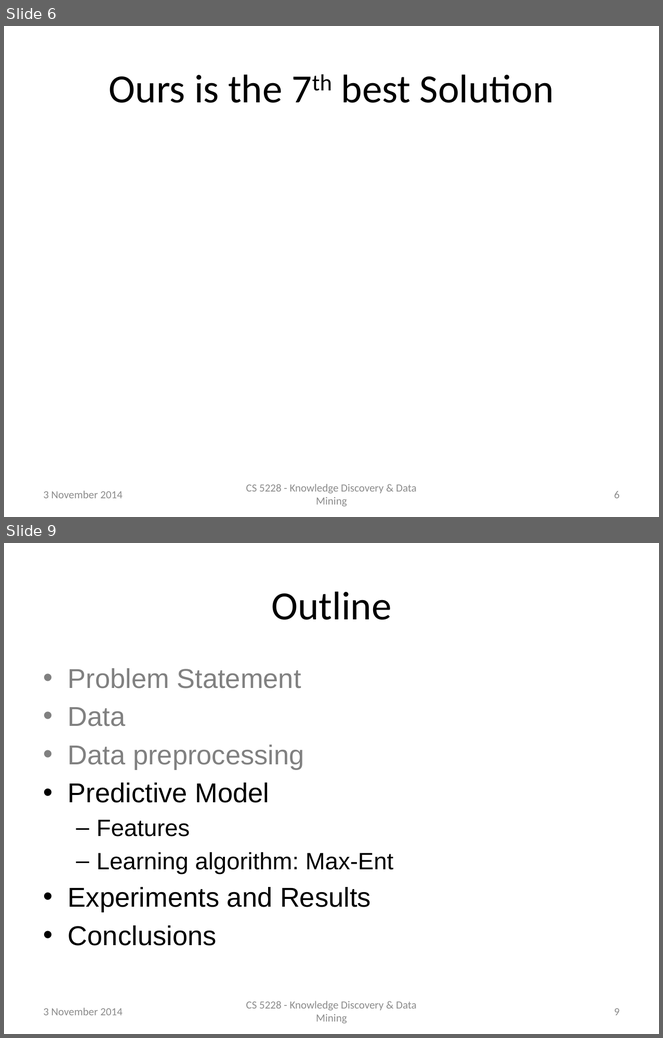
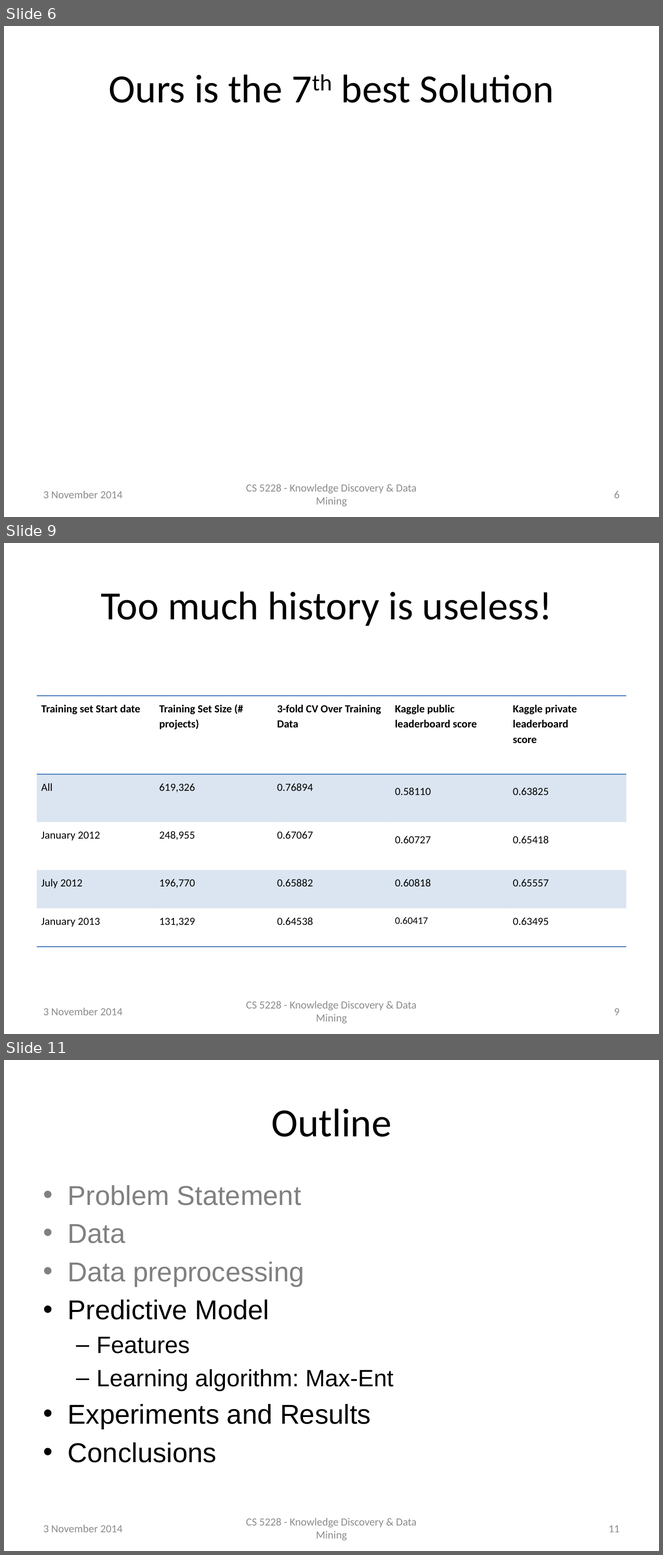
Before and after one commit to raymondhs/Panda-Delights, a slide deck: doc/2014_Nov_04.pptx. Shown one above the other, each under a label of ours: slides 6 and 9 before the commit, slides 6, 9 and 11 after it; the slides between them are not shown. The pictures are 663x1038 and 663x1555 pixels, drawn with LibreOffice and Linux fonts; fonts in the diff are those of the drawing. Boxes give left, top, right and bottom in pixels: in the first picture for what was removed or moved away, otherwise in the second. Text is boxed around its words. In the diff, an @@ line names an element or a change of style, - is before the commit and + after.

```diff
--- a/doc/2014_Nov_04.pptx
+++ b/doc/2014_Nov_04.pptx
@@ slide 9 added at bbox=[4, 543, 659, 1034], background #FFFFFF @@
@@ title added at bbox=[101, 591, 553, 626], 44 pt, text #000000 @@
+Too much history is useless!
@@ table added at bbox=[37, 696, 626, 947], 5 rows, 5 columns @@
+Training set Start date | Training Set Size (# projects) | 3-fold CV Over Training Data | Kaggle public leaderboard score | Kaggle private leaderboard / score
+All | 619,326 | 0.76894 | 0.58110 | 0.63825
+January 2012 | 248,955 | 0.67067 | 0.60727 | 0.65418
+July 2012 | 196,770 | 0.65882 | 0.60818 | 0.65557
+January 2013 | 131,329 | 0.64538 | 0.60417 | 0.63495
@@ text added at bbox=[44, 1008, 122, 1016], 12 pt, text #8C8C8C @@
+3 November 2014
@@ text added at bbox=[246, 1001, 417, 1024], 12 pt, text #8C8C8C @@
+CS 5228 - Knowledge Discovery & Data Mining
@@ page number added at bbox=[614, 1008, 620, 1016], 12 pt, text #8C8C8C @@
+9
@@ what was slide 9 is now slide 11 @@
@@ page number at bbox=[609, 1525, 620, 1533]: text changed @@
-9
+11
```
Also in this commit, not shown: 5 slides changed, 10 other slides added, 5 other files.
